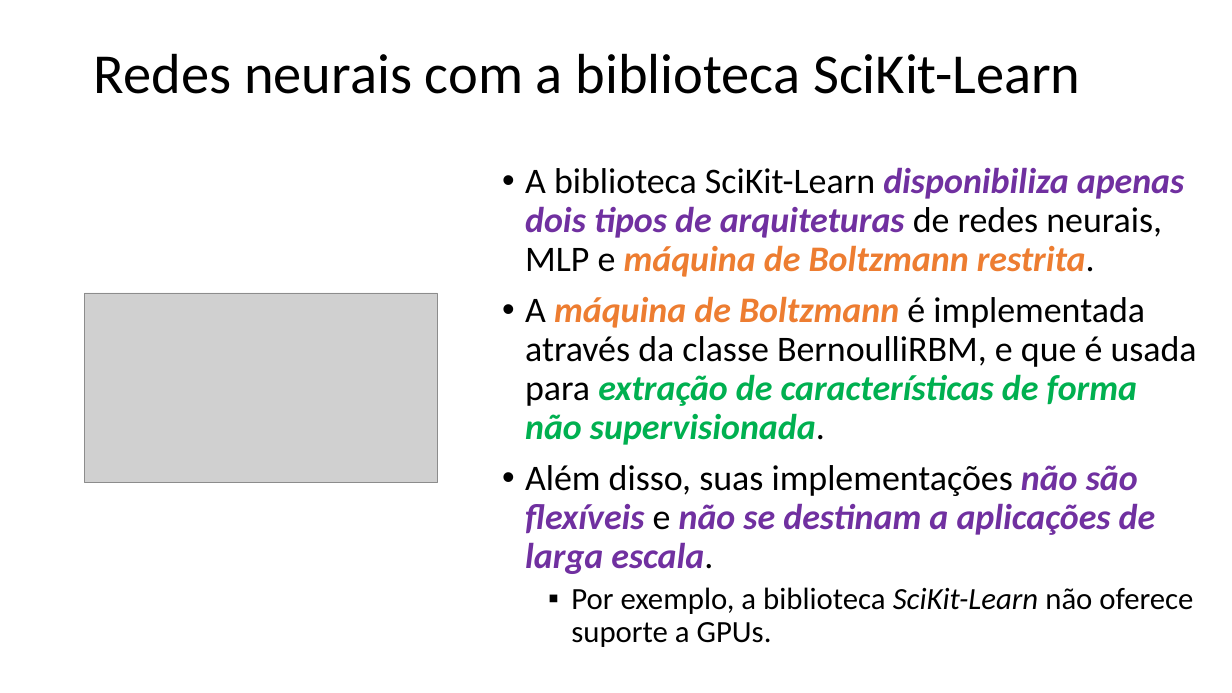
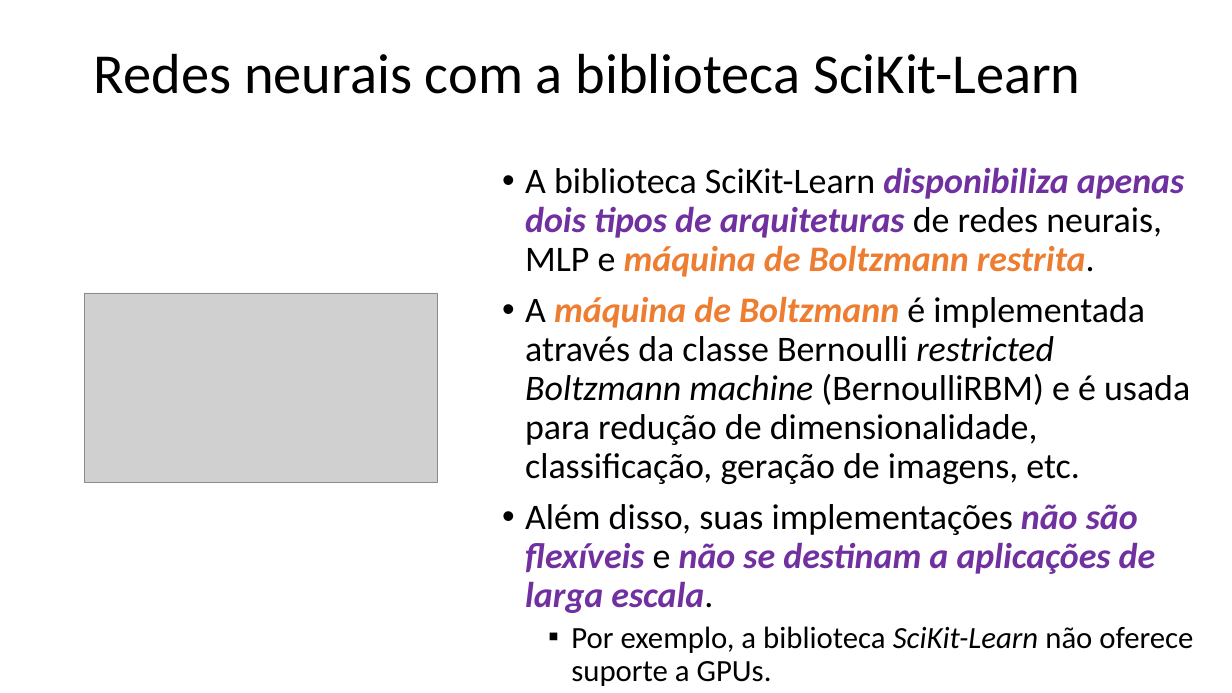
Before and after one commit to zz4fap/t320_aprendizado_de_maquina, a slide deck: slide 19 of slides/T320_Redes_Neurais_Artificiais (Parte IV).pptx. Drawn at 1232x693 pixels with LibreOffice and Linux fonts; fonts in the diff are those of the drawing; grey boxes stand for pictures. Boxes give left, top, right and bottom in pixels: in the first picture for what was removed or moved away, otherwise in the second. Text is boxed around its words. In the diff, an @@ line names an element or a change of style, - is before the commit and + after.

Commit message:
update of slides

```diff
--- a/slides/T320_Redes_Neurais_Artificiais (Parte IV).pptx
+++ b/slides/T320_Redes_Neurais_Artificiais (Parte IV).pptx
@@ text at box(525, 296, 1190, 484): text changed; bold off; italic off @@
-• A máquina de Boltzmann é implementada através da classe BernoulliRBM, e que é usada para extração de características de forma não supervisionada.
+• A máquina de Boltzmann é implementada através da classe Bernoulli restricted Boltzmann machine (BernoulliRBM) e é usada para redução de dimensionalidade, classificação, geração de imagens, etc.
```
Also in this commit, not shown: 1 other file.
